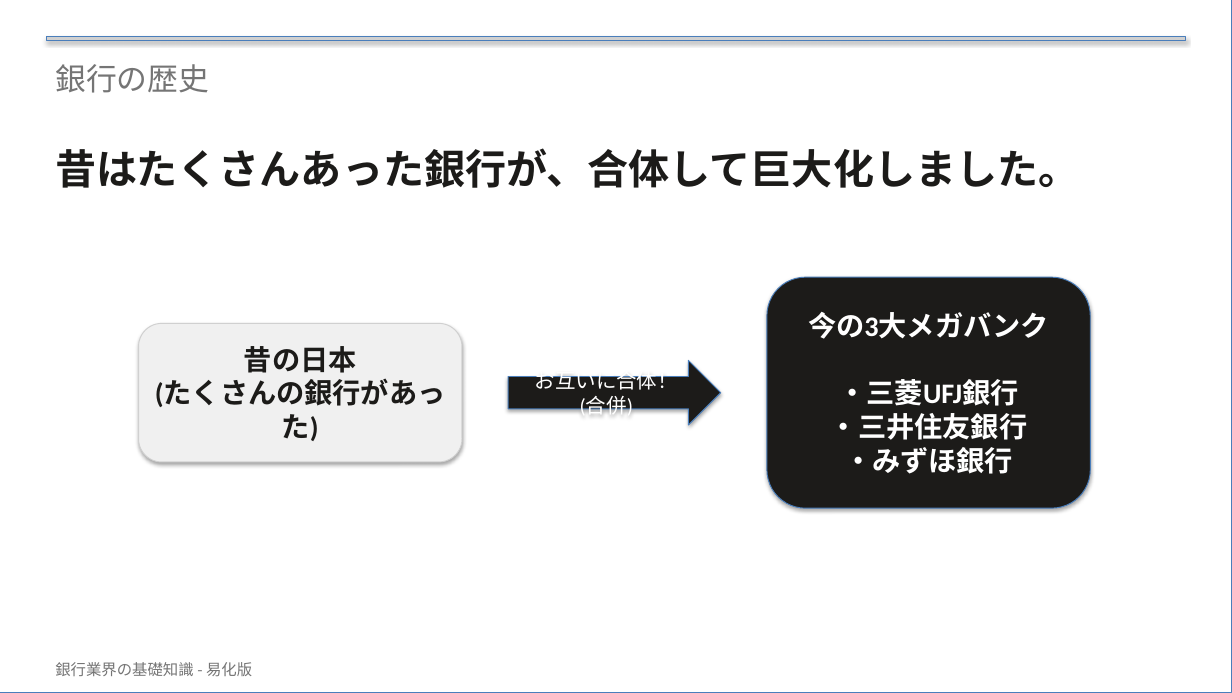
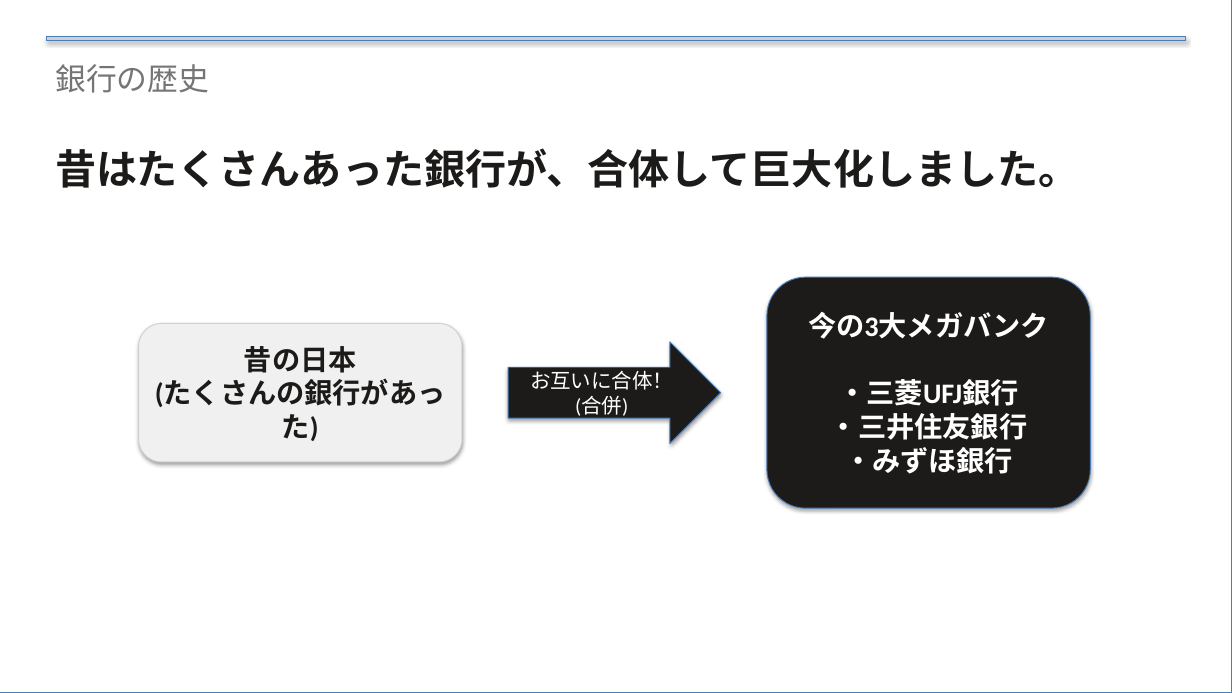
Before and after one commit to xilicrysta/bank-pptx, a slide deck: slide 6 of bank-normal/bank_normal_presentation.pptx. Drawn at 1232x693 pixels with LibreOffice and Linux fonts; fonts in the diff are those of the drawing. Boxes give left, top, right and bottom in pixels: in the first picture for what was removed or moved away, otherwise in the second. Text is boxed around its words. In the diff, an @@ line names an element or a change of style, - is before the commit and + after.

Commit message:
Fix UI sizing and layout, simplify problems text, remove footer and question slide (n)

```diff
--- a/bank-normal/bank_normal_presentation.pptx
+++ b/bank-normal/bank_normal_presentation.pptx
@@ right arrow "お互いに合体！ (合併)": place and size @@
-right arrow "お互いに合体！ (合併)" at (508, 360, 721, 425)
+right arrow "お互いに合体！ (合併)" at (508, 342, 721, 444)
@@ text removed at (55, 662, 252, 676) @@
-銀行業界の基礎知識 - 易化版
```
Also in this commit, not shown: 20 other slides changed, 1 slide removed, 1 other file.
